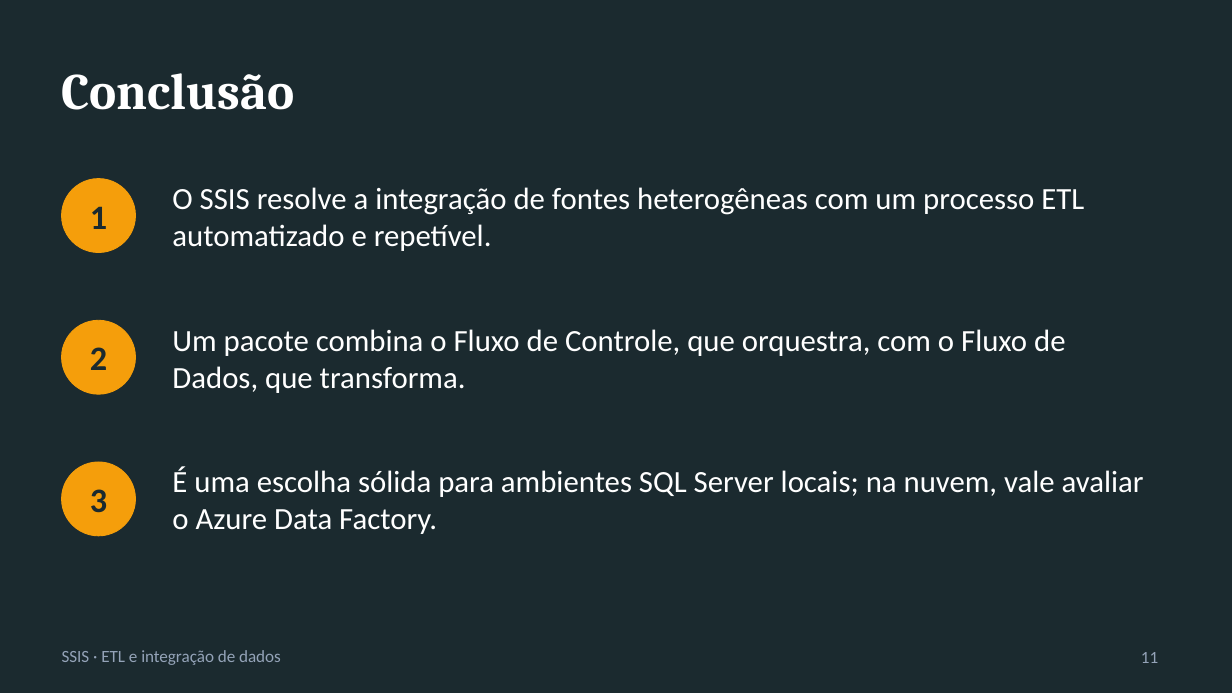
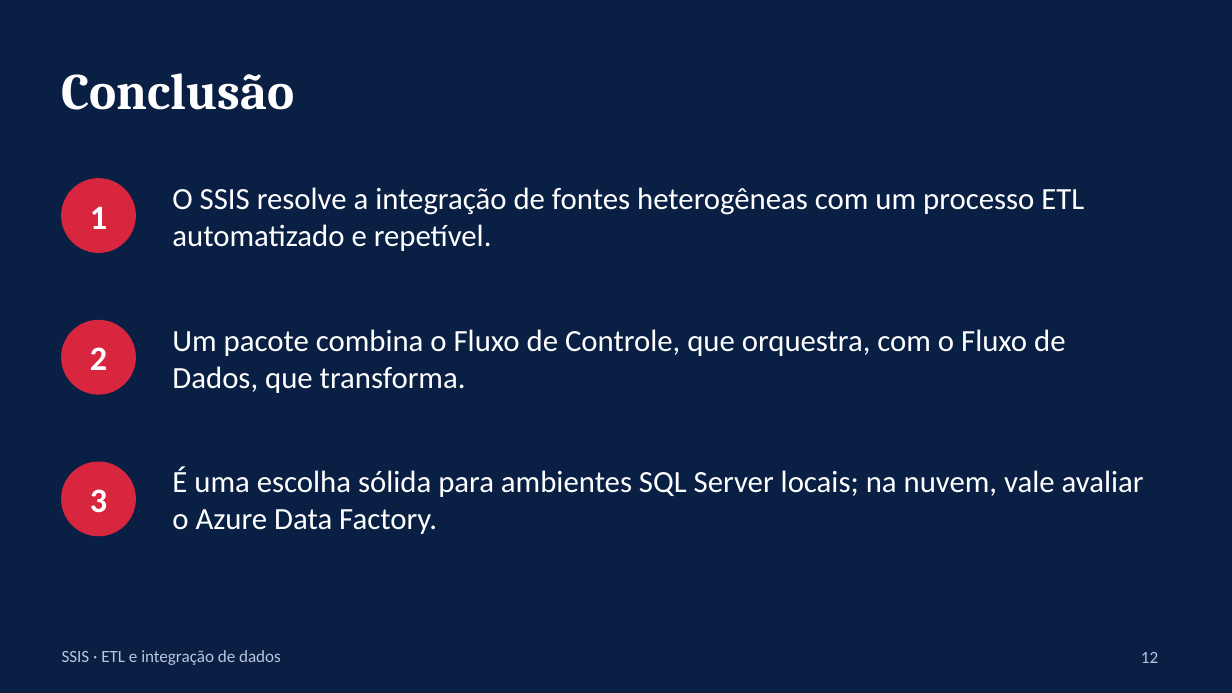
Before and after one commit to Yahnfs/Projeto-de-Analise-e-Fluxo-de-Dados-OLAP-e-ETL, a slide deck: slide 12 of Seminario_SSIS.pptx (slide 11 before the commit). Drawn at 1232x693 pixels with LibreOffice and Linux fonts; fonts in the diff are those of the drawing. Boxes give left, top, right and bottom in pixels: in the first picture for what was removed or moved away, otherwise in the second. Text is boxed around its words. In the diff, an @@ line names an element or a change of style, - is before the commit and + after.

```diff
--- a/Seminario_SSIS.pptx
+++ b/Seminario_SSIS.pptx
@@ background #1B2A2F to #0A1F44 @@
@@ text colour #1B2A2F to #FFFFFF; fill #F59E0B to #D7263D; outline #F59E0B 0.5 pt to #D7263D 0.5 pt in 3 elements at [62, 179, 136, 253], [62, 320, 136, 394], [62, 462, 136, 536] @@
@@ text "SSIS · ETL e integração ..." at [62, 650, 281, 665]: text colour #94A3B8 to #B8C7E0 @@
@@ page number at [1141, 652, 1158, 663]: text changed; text colour #94A3B8 to #B8C7E0 @@
-11
+12
```
Also in this commit, not shown: 11 other slides changed, 1 slide added.
